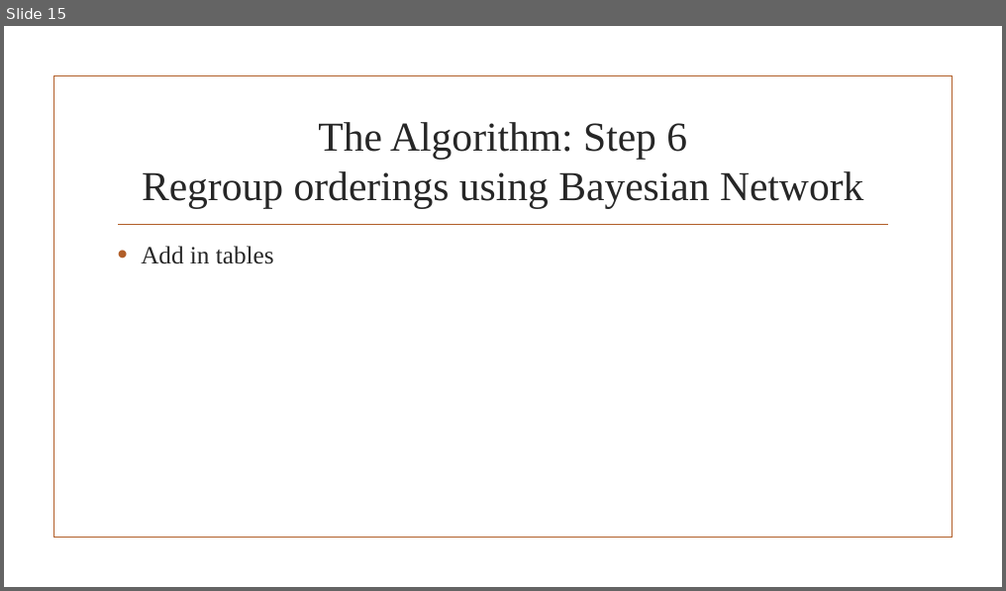
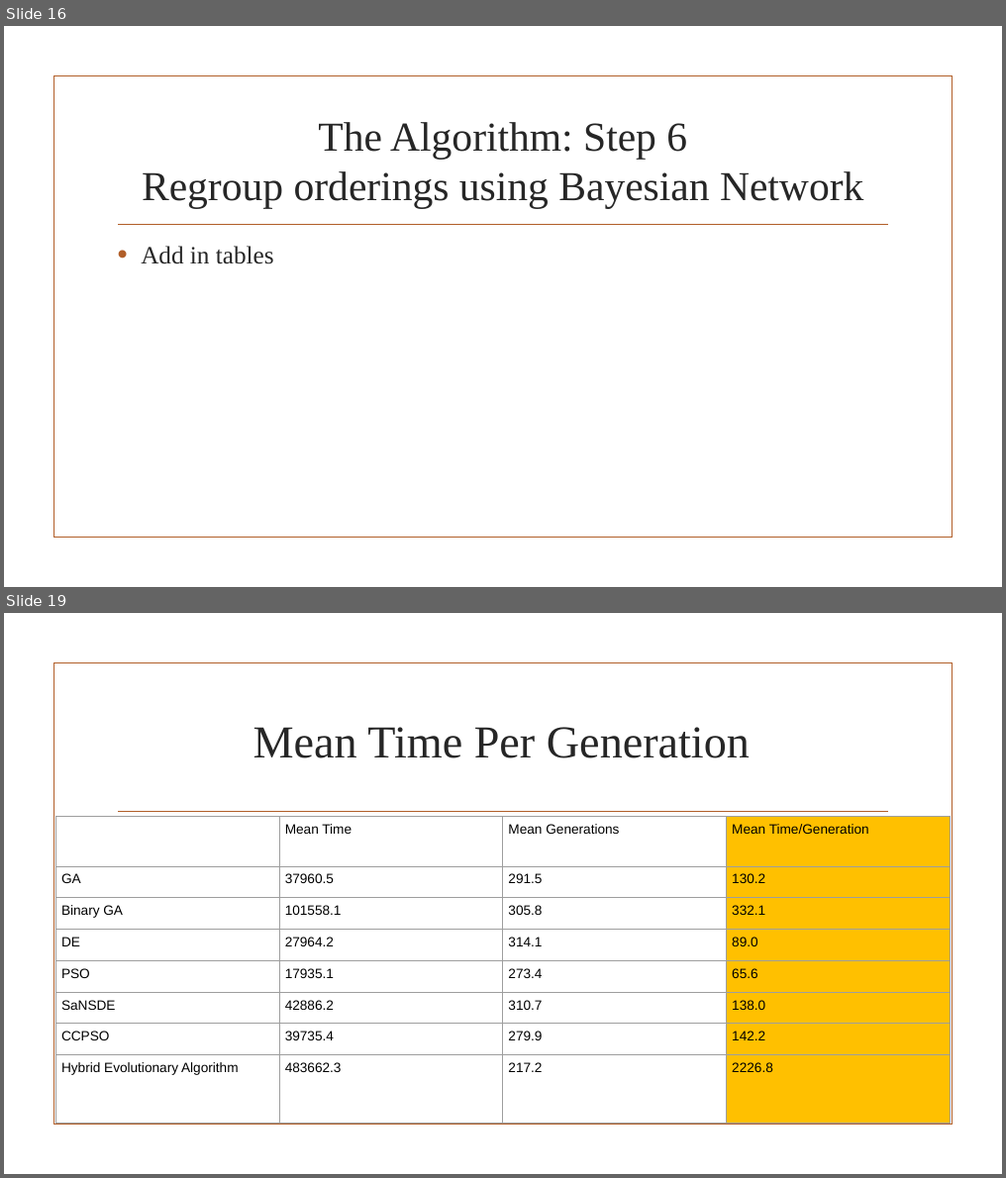
Before and after one commit to JaniR13/AdvAlgoProject, a slide deck: PowerpointSlides/The Flexible Job Shop Scheduling Algorithm.pptx. Shown one above the other, each under a label of ours: slide 15 before the commit, slides 16 and 19 after it; the slides between them are not shown. The pictures are 1006x591 and 1006x1178 pixels, drawn with LibreOffice and Linux fonts; fonts in the diff are those of the drawing; background and template pictures are left out. Boxes give left, top, right and bottom in pixels: in the first picture for what was removed or moved away, otherwise in the second. Text is boxed around its words. In the diff, an @@ line names an element or a change of style, - is before the commit and + after.

```diff
--- a/PowerpointSlides/The Flexible Job Shop Scheduling Algorithm.pptx
+++ b/PowerpointSlides/The Flexible Job Shop Scheduling Algorithm.pptx
@@ slide 19 added at <box>4,613,1002,1174</box>, background picture (left out); not listed: 2 template elements that a slide beside it also shows @@
@@ title added at <box>253,727,749,759</box>, 44 pt, text #262626 @@
+Mean Time Per Generation
@@ table added at <box>55,817,951,1124</box>, 8 rows, 4 columns @@
+ | Mean Time | Mean Generations | Mean Time/Generation
+GA | 37960.5 | 291.5 | 130.2
+Binary GA | 101558.1 | 305.8 | 332.1
+DE | 27964.2 | 314.1 | 89.0
+PSO | 17935.1 | 273.4 | 65.6
+SaNSDE | 42886.2 | 310.7 | 138.0
+CCPSO | 39735.4 | 279.9 | 142.2
+Hybrid Evolutionary Algorithm | 483662.3 | 217.2 | 2226.8
@@ what was slide 15 is now slide 16 @@
```
Also in this commit, not shown: 6 slides changed, 4 other slides added, 1 other file.
